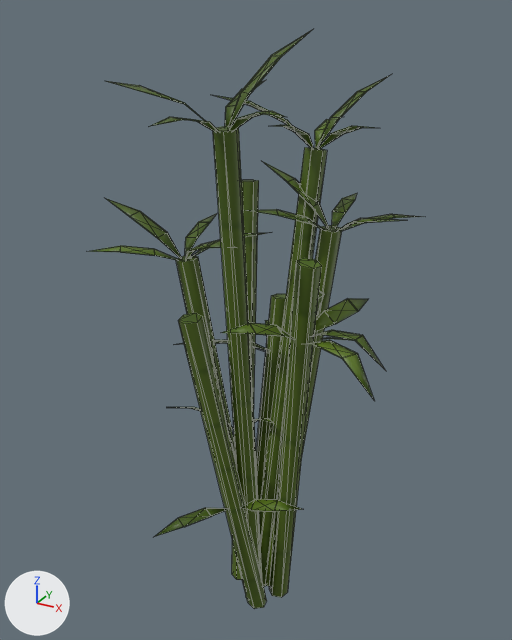
The glTF model Game/Assets/Models/Bamboo/Bamboo_03.gltf, before and after one commit.
The view is the same before and after, from a camera (50 mm lens) standing at (5.85, -10.74, 11.83) and looking at (-0.2, 0.26, 6.33). The lights are fixed; the arrows at lower left show +X, +Y and +Z. Mesh edges are drawn as thin lines. Where no turn or scale is listed for an object, it has been applied to the vertices.

Script lines for the objects in view, before the commit:
```python
me_bamboo_3_cylinder_001 = bpy.data.meshes.new('Bamboo_3_Cylinder.001')
me_bamboo_3_cylinder_001.from_pydata(...)  # 219 vertices, 350 faces; spans x -3.0..2.61, y -2.46..3.19, z 0.0..9.25
me_bamboo_3_cylinder_001.materials.append(mat_bamboo_1)  # picture img_basecolor
me_bamboo_3_cylinder_015 = bpy.data.meshes.new('Bamboo_3_Cylinder.015')
me_bamboo_3_cylinder_015.from_pydata(...)  # 219 vertices, 350 faces; spans x -1.85..2.86, y -3.09..3.06, z 0.0..11.56
me_bamboo_3_cylinder_015.materials.append(mat_bamboo_1)  # picture img_basecolor
ob_bamboo_3 = bpy.data.objects.new('Bamboo_3', me_bamboo_3_cylinder_015)
ob_bamboo_3.location = (0.0, 0.0, 0.0)
ob_bamboo_3_001 = bpy.data.objects.new('Bamboo_3.001', me_bamboo_3_cylinder_001)
ob_bamboo_3_001.location = (0.0, 0.0, 0.0)
```
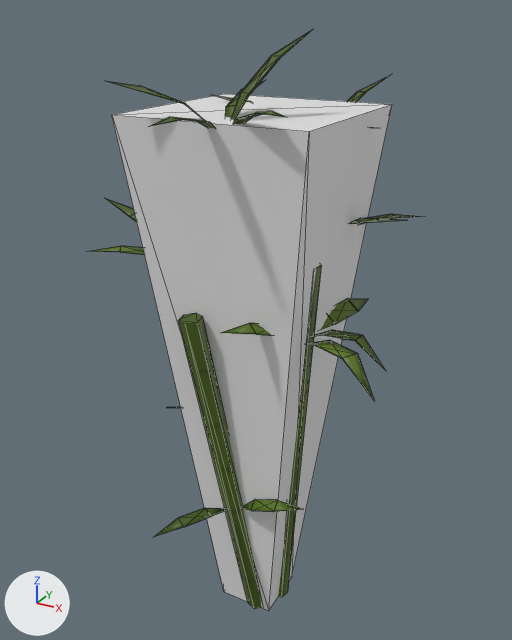
Location of each change, [x1, y1, x2, y2] in pixels of the pictures (512 x 640 px):
'COL', added: after [112, 94, 392, 611]
'Bamboo_3', unchanged, covered by the edit: before [107, 29, 392, 598]; after [107, 29, 392, 597]

Edits to the bpy script that builds the scene:
```text
Add me_立方体:
    me_立方体.from_pydata([(-0.56, -0.56, 0.0), (-1.71, -1.71, 10.3), (-0.56, 0.56, 0.0), (-1.71, 1.71, 10.3), (0.56, -0.56, 0.0), (1.71, -1.71, 10.3), (0.56, 0.56, 0.0), (1.71, 1.71, 10.3)], [], [(0, 1, 3), (0, 3, 2), (2, 3, 7), (2, 7, 6), (6, 7, 5), (6, 5, 4), (4, 5, 1), (4, 1, 0), (2, 6, 4), (2, 4, 0), (7, 3, 1), (7, 1, 5)])
Add ob_col:
    ob_col = bpy.data.objects.new('COL', me_立方体)
    ob_col.location = (0.0, 0.0, 0.0)
```
